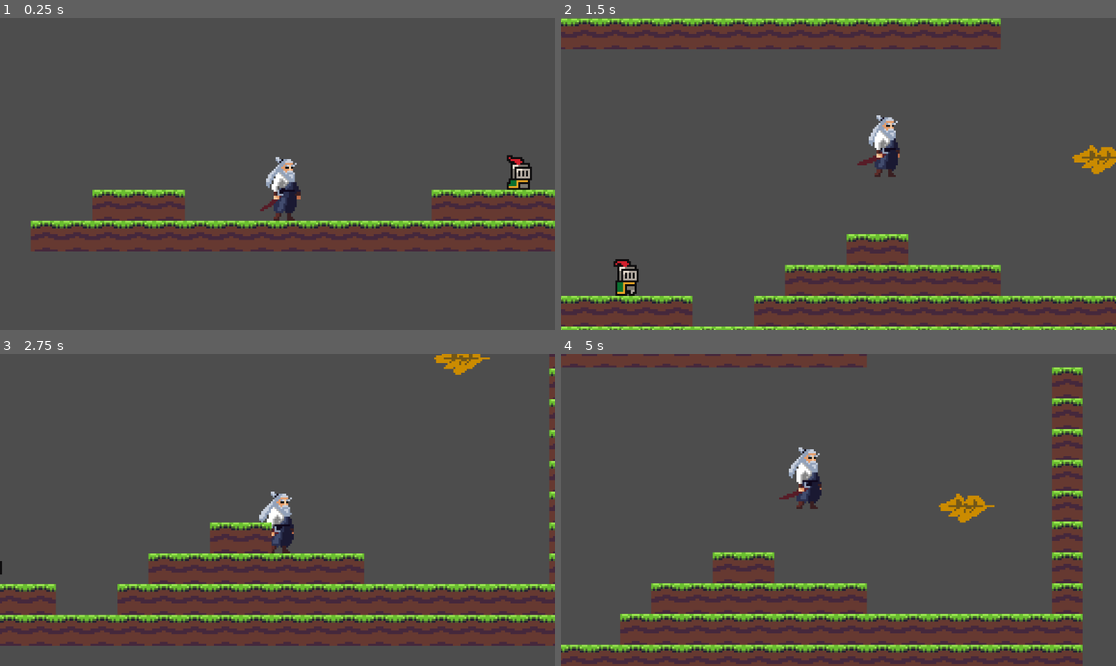
Above: before the commit, frames 1-4 (two rows, left to right).
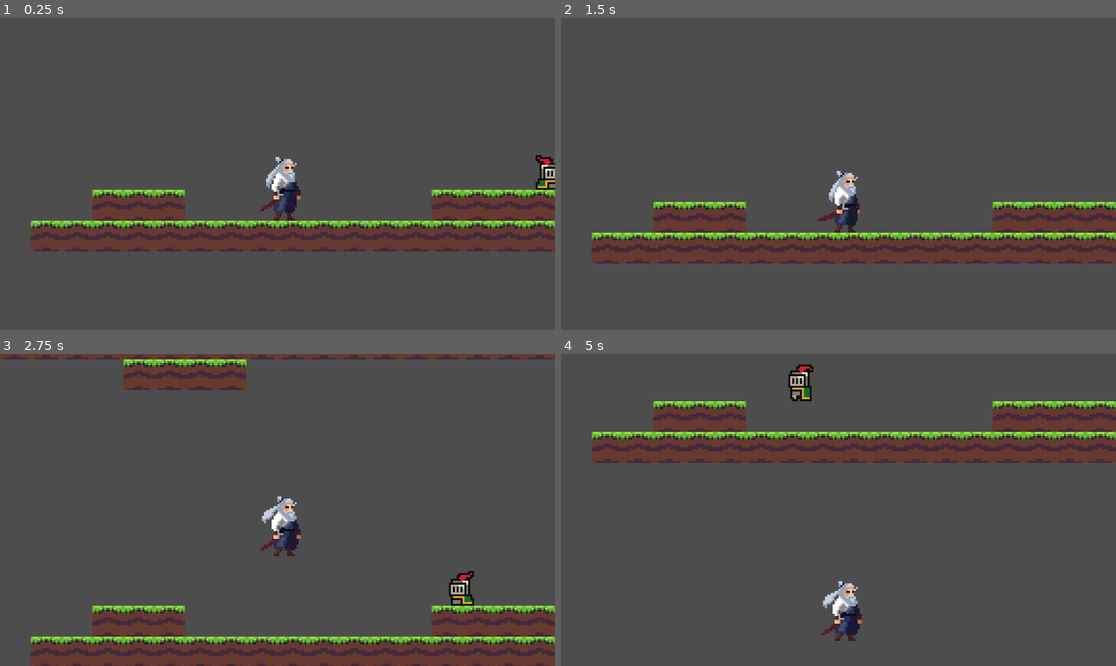
Above: after the commit, the same moments.

Repository: carterhshshs2/LEVEL-2-PROJECT-FIGHT-BENDERS-FINAL
Game: Godot game, scene res://game.tscn
The game is run twice, just before and just after one commit, with the same random seed, the same clock (stepped at 60 frames per second) and the same inputs.
Inputs:
- Up to frame 1 (0.25 s): no input
- Up to frame 2 (1.5 s): tap Enter (ui_accept) at 0.5, 0.6 s; hold Right (ui_right) from 0.53 s (still down); tap Space (jump, bound only after the commit) at 0.77, 0.8, 1.07, 1.35 s
- Up to frame 3 (2.75 s): tap Space (jump, bound only after the commit) at 1.52, 1.82, 2.3 s; tap Enter (ui_accept) at 1.55, 2.1 s; release Right (ui_right) at 2.03 s; hold Left (ui_left) from 2.03 s (still down)
- Up to frame 4 (5 s): release Left (ui_left) at 2.78 s; hold Right (ui_right) 2.78-4.28 s; tap Enter (ui_accept) at 2.85, 4.35 s; tap Space (jump, bound only after the commit) at 3.02, 3.32, 3.6, 3.77, 4.07, 4.52, 4.82 s; hold Left (ui_left) from 4.28 s (still down)

The runs differ from the first frame. In frame 1, 0.7% of the frame differs, in the area x 91-100%, y 43-56%; in frame 2, 36%; in frame 3, 34%; in frame 4, 39%, in the area x 0-100%, y 0-100%.

Commit message:
Player movement getting overhauled

Diff:
--- /dev/null
+++ b/enemy.gd
@@ -0,0 +1,19 @@
+extends Node2D
+
+const SPEED = 60
+
+var direction = 1
+
+@onready var ray_cast_right: RayCast2D = $RayCastRight
+@onready var ray_cast_left: RayCast2D = $RayCastLeft
+@onready var animated_sprite_2d: AnimatedSprite2D = $AnimatedSprite2D
+
+# Called every frame. 'delta' is the elapsed time since the previous frame.
+func _process(delta):
+	if ray_cast_right.is_colliding():
+		direction = -1
+		animated_sprite_2d.flip_h = true
+	if ray_cast_left.is_colliding():
+		direction = 1
+
+	position.x += direction * SPEED * delta
--- a/enemy.tscn
+++ b/enemy.tscn
@@ -1,6 +1,7 @@
-[gd_scene load_steps=9 format=3 uid="uid://c4d7kxs2hlq20"]
+[gd_scene load_steps=10 format=3 uid="uid://c4d7kxs2hlq20"]
 
 [ext_resource type="Texture2D" uid="uid://c451u3a5nx0cq" path="res://brackeys_platformer_assets (2)/brackeys_platformer_assets/sprites/knight.png" id="1_4gyqm"]
+[ext_resource type="Script" uid="uid://d4bc8onbw2lyq" path="res://enemy.gd" id="1_qi2p4"]
 [ext_resource type="PackedScene" uid="uid://bawy1ivxlbcyj" path="res://killzone.tscn" id="2_qi2p4"]
 
 [sub_resource type="AtlasTexture" id="AtlasTexture_iifgy"]
@@ -43,14 +44,21 @@
 radius = 6.08276
 
 [node name="Enemy" type="Node2D"]
+script = ExtResource("1_qi2p4")
 
 [node name="AnimatedSprite2D" type="AnimatedSprite2D" parent="."]
 sprite_frames = SubResource("SpriteFrames_hb8ge")
 autoplay = "default"
-frame_progress = 0.808573
+frame_progress = 0.962585
 
 [node name="Killzone" parent="." instance=ExtResource("2_qi2p4")]
 
 [node name="CollisionShape2D" type="CollisionShape2D" parent="Killzone"]
 position = Vector2(0, 3)
 shape = SubResource("CircleShape2D_e1ltt")
+
+[node name="RayCastRight" type="RayCast2D" parent="."]
+target_position = Vector2(15, 0)
+
+[node name="RayCastLeft" type="RayCast2D" parent="."]
+target_position = Vector2(-15, 0)
--- a/killzone.gd
+++ b/killzone.gd
@@ -1,12 +1,17 @@
 extends Area2D
+
 
 @onready var timer = $Timer
 
 func _on_body_entered(body):
 	print("You died!")
+	Engine.time_scale = 0.5
+	body.get_node("CollisionShape2D").queue_free()
+
 	timer.start()
 
 
 
 func _on_timer_timeout():
+	Engine.time_scale = 1
 	get_tree().reload_current_scene()
--- a/player.gd
+++ b/player.gd
@@ -1,8 +1,8 @@
 extends CharacterBody2D
 
 
-const SPEED = 300.0
-const JUMP_VELOCITY = -400.0
+const SPEED = 200.0
+const JUMP_VELOCITY = -300.0
 
 
 func _physics_process(delta: float) -> void:
@@ -11,12 +11,12 @@
 		velocity += get_gravity() * delta
 
 	# Handle jump.
-	if Input.is_action_just_pressed("ui_accept") and is_on_floor():
+	if Input.is_action_just_pressed("jump") and is_on_floor():
 		velocity.y = JUMP_VELOCITY
 
 	# Get the input direction and handle the movement/deceleration.
 	# As good practice, you should replace UI actions with custom gameplay actions.
-	var direction := Input.get_axis("ui_left", "ui_right")
+	var direction := Input.get_axis("move_left", "move_right")
 	if direction:
 		velocity.x = direction * SPEED
 	else:
--- a/player.tscn
+++ b/player.tscn
@@ -1,7 +1,8 @@
-[gd_scene load_steps=15 format=3 uid="uid://c44di13nlv62h"]
+[gd_scene load_steps=20 format=3 uid="uid://c44di13nlv62h"]
 
 [ext_resource type="Texture2D" uid="uid://23i2gr4f12w6" path="res://SAMURAIADAPTED/IDLE.png" id="1_4flbx"]
 [ext_resource type="Script" uid="uid://baf1pbwaqj6hr" path="res://player.gd" id="1_onrkg"]
+[ext_resource type="Texture2D" uid="uid://b2m5hkwnd10x4" path="res://SAMURAIADAPTED/HURT.png" id="3_i3pqv"]
 
 [sub_resource type="AtlasTexture" id="AtlasTexture_onrkg"]
 atlas = ExtResource("1_4flbx")
@@ -43,6 +44,22 @@
 atlas = ExtResource("1_4flbx")
 region = Rect2(864, 0, 96, 96)
 
+[sub_resource type="AtlasTexture" id="AtlasTexture_ivps1"]
+atlas = ExtResource("3_i3pqv")
+region = Rect2(0, 0, 96, 96)
+
+[sub_resource type="AtlasTexture" id="AtlasTexture_urp6f"]
+atlas = ExtResource("3_i3pqv")
+region = Rect2(0, 96, 96, 96)
+
+[sub_resource type="AtlasTexture" id="AtlasTexture_bwjto"]
+atlas = ExtResource("3_i3pqv")
+region = Rect2(0, 192, 96, 96)
+
+[sub_resource type="AtlasTexture" id="AtlasTexture_606se"]
+atlas = ExtResource("3_i3pqv")
+region = Rect2(0, 288, 96, 96)
+
 [sub_resource type="SpriteFrames" id="SpriteFrames_ivps1"]
 animations = [{
 "frames": [{
@@ -79,6 +96,23 @@
 "loop": true,
 "name": &"default",
 "speed": 5.0
+}, {
+"frames": [{
+"duration": 1.0,
+"texture": SubResource("AtlasTexture_ivps1")
+}, {
+"duration": 1.0,
+"texture": SubResource("AtlasTexture_urp6f")
+}, {
+"duration": 1.0,
+"texture": SubResource("AtlasTexture_bwjto")
+}, {
+"duration": 1.0,
+"texture": SubResource("AtlasTexture_606se")
+}],
+"loop": true,
+"name": &"hurt",
+"speed": 5.0
 }]
 
 [sub_resource type="RectangleShape2D" id="RectangleShape2D_urp6f"]
@@ -87,10 +121,10 @@
 [node name="Player" type="CharacterBody2D"]
 script = ExtResource("1_onrkg")
 
-[node name="AnimatedSprite2D" type="AnimatedSprite2D" parent="."]
+[node name="Playeranimated" type="AnimatedSprite2D" parent="."]
 sprite_frames = SubResource("SpriteFrames_ivps1")
+animation = &"hurt"
 autoplay = "default"
-frame_progress = 0.301528
 
 [node name="CollisionShape2D" type="CollisionShape2D" parent="."]
 position = Vector2(1, 17.5)
--- a/project.godot
+++ b/project.godot
@@ -15,6 +15,29 @@
 config/features=PackedStringArray("4.4", "Forward Plus")
 config/icon="res://icon.svg"
 
+[input]
+
+jump={
+"deadzone": 0.2,
+"events": [Object(InputEventKey,"resource_local_to_scene":false,"resource_name":"","device":-1,"window_id":0,"alt_pressed":false,"shift_pressed":false,"ctrl_pressed":false,"meta_pressed":false,"pressed":false,"keycode":0,"physical_keycode":32,"key_label":0,"unicode":32,"location":0,"echo":false,"script":null)
+]
+}
+move_left={
+"deadzone": 0.2,
+"events": [Object(InputEventKey,"resource_local_to_scene":false,"resource_name":"","device":-1,"window_id":0,"alt_pressed":false,"shift_pressed":false,"ctrl_pressed":false,"meta_pressed":false,"pressed":false,"keycode":0,"physical_keycode":65,"key_label":0,"unicode":97,"location":0,"echo":false,"script":null)
+]
+}
+move_right={
+"deadzone": 0.2,
+"events": [Object(InputEventKey,"resource_local_to_scene":false,"resource_name":"","device":-1,"window_id":0,"alt_pressed":false,"shift_pressed":false,"ctrl_pressed":false,"meta_pressed":false,"pressed":false,"keycode":0,"physical_keycode":68,"key_label":0,"unicode":100,"location":0,"echo":false,"script":null)
+]
+}
+attack={
+"deadzone": 0.2,
+"events": [Object(InputEventKey,"resource_local_to_scene":false,"resource_name":"","device":-1,"window_id":0,"alt_pressed":false,"shift_pressed":false,"ctrl_pressed":false,"meta_pressed":false,"pressed":false,"keycode":0,"physical_keycode":70,"key_label":0,"unicode":102,"location":0,"echo":false,"script":null)
+]
+}
+
 [rendering]
 
 textures/canvas_textures/default_texture_filter=0
Not shown, added: enemy.gd.uid
